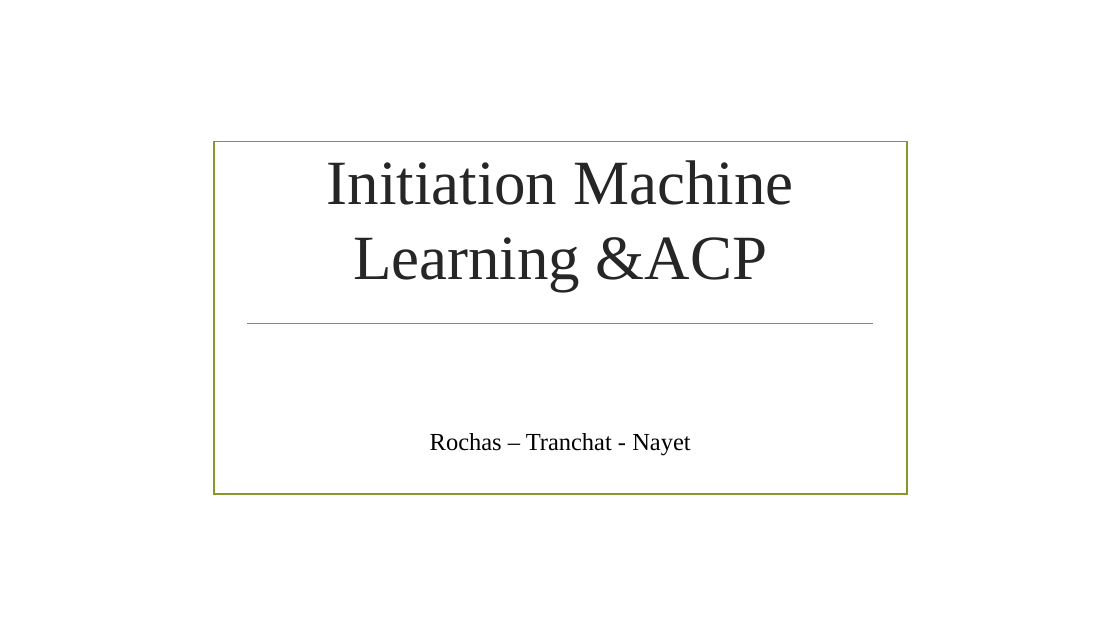
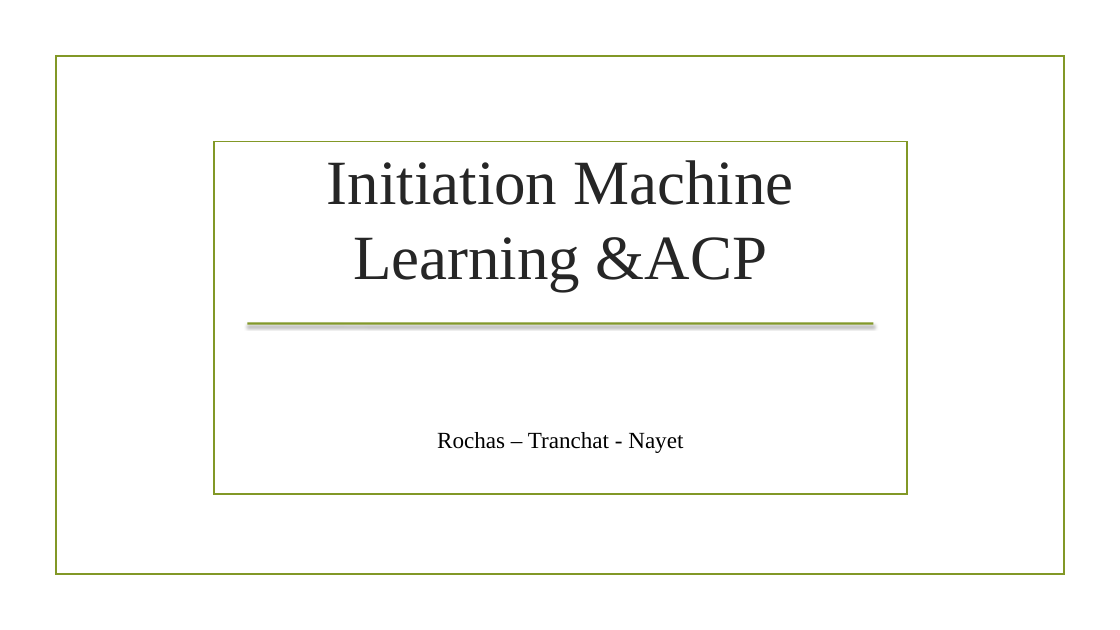
Before and after one commit to jtranchat/ML_HUB_HOUSE, a slide deck: slide 1 of ml/Initiation Machine Learning &ACP.pptx. Drawn at 1120x630 pixels with LibreOffice and Linux fonts; fonts in the diff are those of the drawing; background and template pictures are left out. Boxes give left, top, right and bottom in pixels: in the first picture for what was removed or moved away, otherwise in the second. Text is boxed around its words. In the diff, an @@ line names an element or a change of style, - is before the commit and + after.

```diff
--- a/ml/Initiation Machine Learning &ACP.pptx
+++ b/ml/Initiation Machine Learning &ACP.pptx
@@ rectangle added at (x1=55, y1=56, x2=1064, y2=575), outline #829826 1.25 pt @@
@@ rectangle at (x1=214, y1=142, x2=907, y2=494): outline #83992A 1.25 pt to #829826 1.25 pt @@
@@ line (247, 323) - (874, 323): stroke #83992A 1.25 pt to #83992A 2 pt @@
@@ text "Rochas – Tranchat - Nayet" at (x1=437, y1=432, x2=683, y2=453): size 21 to 19.7 pt @@
```
Also in this commit, not shown: 4 other slides changed, 1 slide added.
